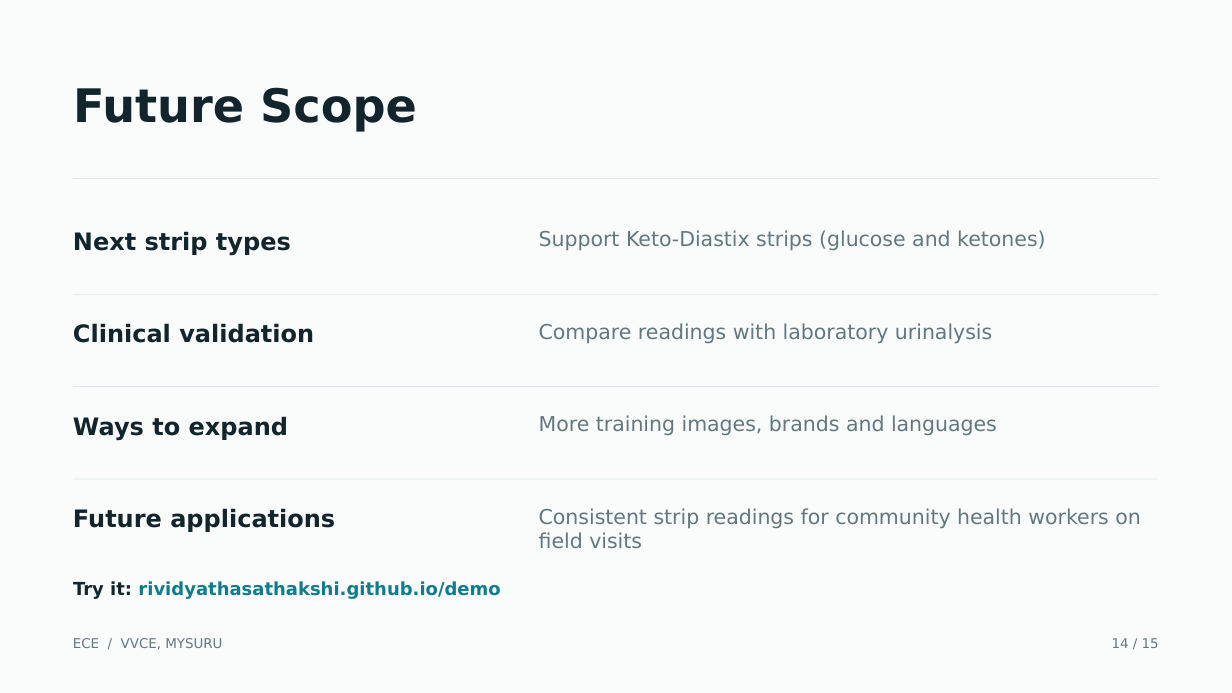
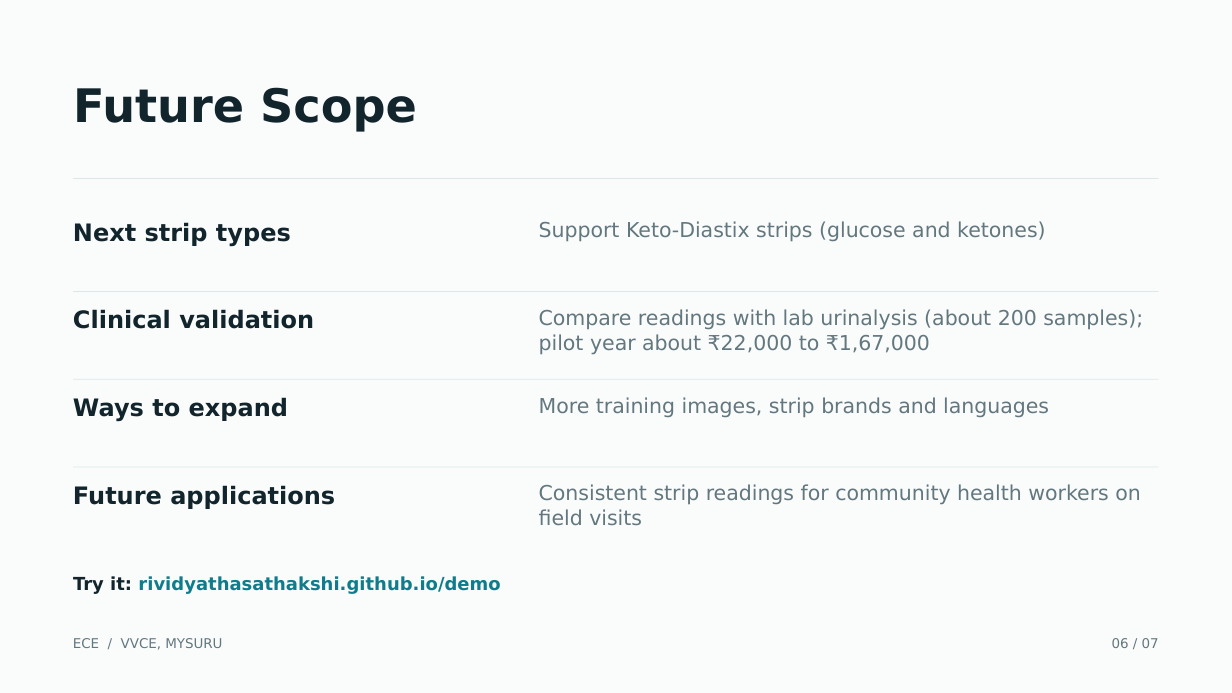
Before and after one commit to RividyathaSathakshi/LUMENOVA, a slide deck: slide 6 of presentation/Lumenova_TechShodha.pptx (slide 14 before the commit). Drawn at 1232x693 pixels with LibreOffice and Linux fonts; fonts in the diff are those of the drawing. Boxes give left, top, right and bottom in pixels: in the first picture for what was removed or moved away, otherwise in the second. Text is boxed around its words. In the diff, an @@ line names an element or a change of style, - is before the commit and + after.

```diff
--- a/presentation/Lumenova_TechShodha.pptx
+++ b/presentation/Lumenova_TechShodha.pptx
@@ text "Next strip types": place and size @@
-text "Next strip types" at (73,231,291,256)
+text "Next strip types" at (73,222,291,247)
@@ text "Support Keto-Diastix strips (glucose and ...": place and size @@
-text "Support Keto-Diastix strips (glucose and ..." at (539,230,1045,251)
+text "Support Keto-Diastix strips (glucose and ..." at (539,221,1045,242)
@@ text "Clinical validation": place and size @@
-text "Clinical validation" at (73,323,314,343)
+text "Clinical validation" at (73,309,314,329)
@@ text at (539,309,1143,355): text changed @@
-Compare readings with laboratory urinalysis
+Compare readings with lab urinalysis (about 200 samples); pilot year about ₹22,000 to ₹1,67,000
@@ rectangle: place and size @@
-rectangle at (73,386,1159,387)
+rectangle at (73,379,1159,380)
@@ text "Ways to expand": place and size @@
-text "Ways to expand" at (73,416,288,441)
+text "Ways to expand" at (73,397,288,422)
@@ text at (539,397,1049,418): text changed @@
-More training images, brands and languages
+More training images, strip brands and languages
@@ text "Future applications": place and size @@
-text "Future applications" at (73,508,335,532)
+text "Future applications" at (73,485,335,509)
@@ text "Consistent strip readings for community ...": place and size @@
-text "Consistent strip readings for community ..." at (539,508,1141,549)
+text "Consistent strip readings for community ..." at (539,484,1141,526)
@@ text "Try it: rividyathasathakshi.github.io/demo": place and size @@
-text "Try it: rividyathasathakshi.github.io/demo" at (73,581,500,599)
+text "Try it: rividyathasathakshi.github.io/demo" at (73,576,500,594)
@@ text at (1112,638,1159,648): text changed @@
-14 / 15
+06 / 07
```
Also in this commit, not shown: 4 other slides changed, 8 slides removed.
